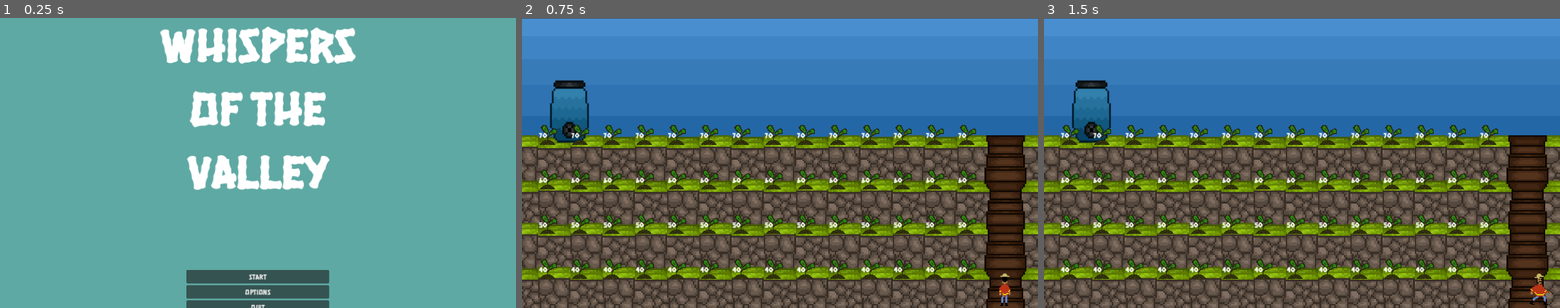
Above: before the commit, frames 1-3 (left to right).
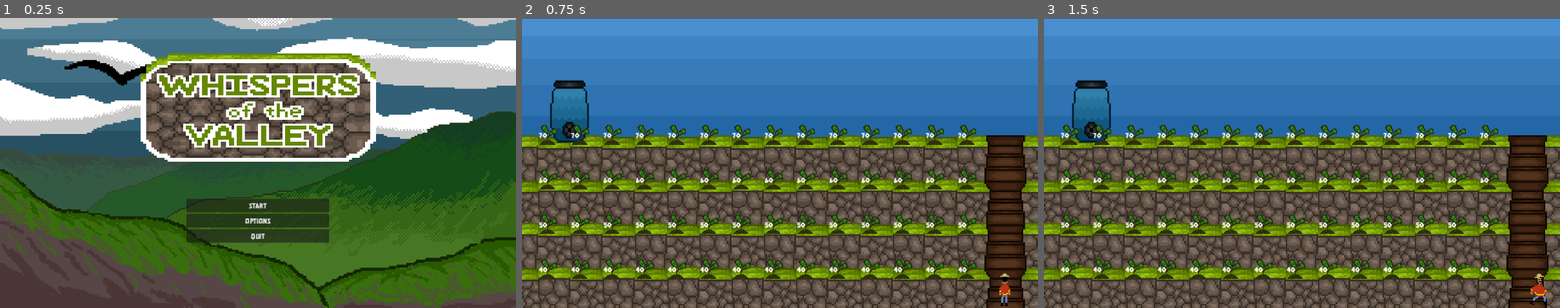
Above: after the commit, the same moments.

Repository: kprsandilya/c3-game
Game: Godot game, scene res://Menu.tscn
Same seed, same stepped clock (60 frames per second), same inputs: the game is played once before the commit and once after it.
Inputs:
- Up to frame 1 (0.25 s): no input
- Up to frame 2 (0.75 s): click "START" at 0.5 s
- Up to frame 3 (1.5 s): tap Enter at 1.25 s; hold Right (ui_right) from 1.28 s (still down); tap E (e) at 1.35 s

The runs differ from the first frame. In frame 1, 99% of the frame differs, in the area x 0-100%, y 0-100%; in frame 2, nothing differs; in frame 3, nothing differs.

Commit message:
Dialogue options more

Diff:
--- a/godot-game/Menu.tscn
+++ b/godot-game/Menu.tscn
@@ -1,10 +1,15 @@
-[gd_scene load_steps=4 format=3 uid="uid://cpfdao5jvim86"]
+[gd_scene load_steps=7 format=3 uid="uid://cpfdao5jvim86"]
 
 [ext_resource type="Script" path="res://menu.gd" id="1_l63f1"]
+[ext_resource type="Texture2D" uid="uid://b0koxsyhy6f12" path="res://menuLogo.png" id="2_n32w1"]
 [ext_resource type="AudioStream" uid="uid://djt1y77f58us4" path="res://music/rest or main menu.mp3" id="2_nol88"]
+[ext_resource type="Texture2D" uid="uid://c58nteyk1u8e6" path="res://menuBackground.png" id="2_sm737"]
 
-[sub_resource type="StyleBoxFlat" id="StyleBoxFlat_ifjjh"]
-bg_color = Color(0.367209, 0.660315, 0.639465, 1)
+[sub_resource type="StyleBoxTexture" id="StyleBoxTexture_lsvxe"]
+texture = ExtResource("2_sm737")
+
+[sub_resource type="StyleBoxTexture" id="StyleBoxTexture_6udus"]
+texture = ExtResource("2_n32w1")
 
 [node name="Menu" type="Control"]
 layout_mode = 3
@@ -22,7 +27,23 @@
 anchor_bottom = 1.0
 grow_horizontal = 2
 grow_vertical = 2
-theme_override_styles/panel = SubResource("StyleBoxFlat_ifjjh")
+theme_override_styles/panel = SubResource("StyleBoxTexture_lsvxe")
+
+[node name="Title" type="Panel" parent="."]
+layout_mode = 1
+anchors_preset = 8
+anchor_left = 0.5
+anchor_top = 0.5
+anchor_right = 0.5
+anchor_bottom = 0.5
+offset_left = -262.5
+offset_top = -245.0
+offset_right = 262.5
+offset_bottom = -3.0
+grow_horizontal = 2
+grow_vertical = 2
+size_flags_vertical = 3
+theme_override_styles/panel = SubResource("StyleBoxTexture_6udus")
 
 [node name="VBoxContainer2" type="VBoxContainer" parent="."]
 layout_mode = 1
@@ -32,22 +53,16 @@
 anchor_right = 0.5
 anchor_bottom = 0.5
 offset_left = -291.0
-offset_top = -182.0
+offset_top = 80.0
 offset_right = 291.0
-offset_bottom = 182.0
+offset_bottom = 197.0
 grow_horizontal = 2
 grow_vertical = 2
 theme_override_constants/separation = 150
 
-[node name="Title" type="RichTextLabel" parent="VBoxContainer2"]
-layout_mode = 2
-size_flags_vertical = 3
-bbcode_enabled = true
-text = "[center][font_size=108]WHISPERS OF THE VALLEY[/font_size][/center]"
-fit_content = true
-
 [node name="HBoxContainer" type="HBoxContainer" parent="VBoxContainer2"]
 layout_mode = 2
+size_flags_vertical = 8
 
 [node name="MarginContainer" type="MarginContainer" parent="VBoxContainer2/HBoxContainer"]
 layout_mode = 2
--- a/godot-game/village_player.gd
+++ b/godot-game/village_player.gd
@@ -21,6 +21,9 @@
 @onready var farmyou = preload("res://Player2FarmerTextbox.png")
 @onready var farmthem = preload("res://Farmer2PlayerTextbox.png")
 
+var sets = []
+
+var month
 
 # Called when the node enters the scene tree for the first time.
 func _ready():
@@ -29,14 +32,31 @@
 	luigi.hide()
 	options.visible = false
 	options2.visible = false
-	#hide()
-
-func set_zero():
-	itotal = 0
+
+	month = int(Weather.week / 6)
+
+	var file = FileAccess.open("res://FarmerNPC.txt", FileAccess.READ)
+	var content = file.get_as_text().split('\n')
+	for i in range(0, 24, 6):
+		sets.append(content.slice(i, i + 6))  # Extract sets of 6 lines
+
+	initial()
+
+func initial():
+	itotal = 6 * month
 	i = 0
 	iyou = 0
 
-	jtotal = 0
+	jtotal = month
+	j = 0
+	jyou = 0
+
+func set_zero():
+	itotal = 6 * month
+	i = 0
+	iyou = 0
+
+	jtotal = 6 * month
 	j = 0
 	jyou = 0
 
@@ -146,15 +166,20 @@
 	var text = get_node("../CanvasLayer/Control/RichTextLabel")
 	var bg = get_node("../CanvasLayer/Control/Panel/TextureRect")
 
-	if not Weather.dialogue_bools[int(Weather.week / 4)]:
+	if not Weather.dialogue_bools[int(Weather.week / 4)] and (month == 2  or month == 4):
 		print(itotal)
 
-		if (itotal == 3):
+		if month == 2:
+			content = sets[1]
+		else:
+			content = sets[2]
+
+		if (fmod(itotal, 6) == 3):
 			options.visible = true
 		else:
 			options.visible = false
 
-		if (itotal < 3):
+		if (fmod(itotal, 6) < 3):
 			bg.texture = them
 			if (itotal >= content.size()):
 				con.visible = false
@@ -164,10 +189,10 @@
 
 			text.text = content[itotal]
 			i += 1
-		elif itotal == 3:
+		elif fmod(itotal, 6) == 3:
 			bg.texture = you
 			text.text = ""
-		elif itotal == 4:
+		elif fmod(itotal, 6) == 4:
 			print("SLDKFJLSDKJF")
 			text.text = content[itotal]
 			bg.texture = them
@@ -179,7 +204,7 @@
 
 	else:
 		print("OVER HERE" + str(itotal))
-		if (itotal < 3):
+		if (fmod(itotal, 6) < 3):
 			if (fmod(itotal, 2) == 0):
 				bg.texture = them
 				text.text = content[24 + itotal]
@@ -203,17 +228,22 @@
 	var text = get_node("../CanvasLayer/Control2/RichTextLabel")
 	var bg = get_node("../CanvasLayer/Control2/Panel/TextureRect")
 
-	if not Weather.dialogue_bools[int(Weather.week / 4)]:
+	if not Weather.dialogue_bools[int(Weather.week / 4)] and (month == 0  or month == 6):
 		print(jtotal)
 
-		if (jtotal == 3):
+		if month == 0:
+			content = sets[0]
+		else:
+			content = sets[3]
+
+		if (fmod(jtotal, 6) == 3):
 			options2.visible = true
 		else:
 			options2.visible = false
 
-		if (jtotal < 3):
+		if (fmod(jtotal, 6) < 3):
 			bg.texture = farmthem
-			if (jtotal >= content.size()):
+			if (fmod(jtotal, 6) >= content.size()):
 				luigi.visible = false
 				set_process(true)
 				set_zero()
@@ -221,10 +251,10 @@
 
 			text.text = content[jtotal]
 			j += 1
-		elif jtotal == 3:
+		elif fmod(jtotal, 6) == 3:
 			bg.texture = farmyou
 			text.text = ""
-		elif jtotal == 4:
+		elif fmod(jtotal, 6) == 4:
 			text.text = content[jtotal]
 			bg.texture = farmthem
 		else:
@@ -234,7 +264,7 @@
 			return
 
 	else:
-		if (jtotal < 3):
+		if (fmod(jtotal, 6) < 3):
 			if (fmod(jtotal, 2) == 0):
 				bg.texture = farmthem
 				text.text = content[24 + jtotal]
Binary file added: godot-game/menuBackground.png
Not shown, added: godot-game/menuBackground.png.import
Binary file added: godot-game/menuLogo.png
Not shown, added: godot-game/menuLogo.png.import
